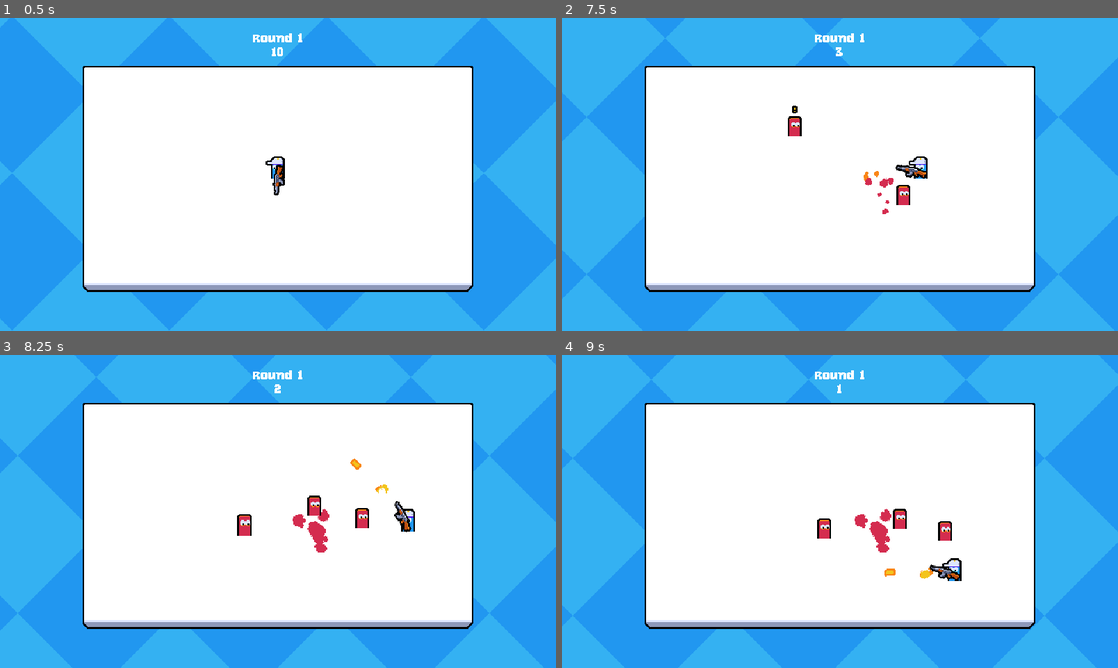
Above: before the commit, frames 1-4 (two rows, left to right).
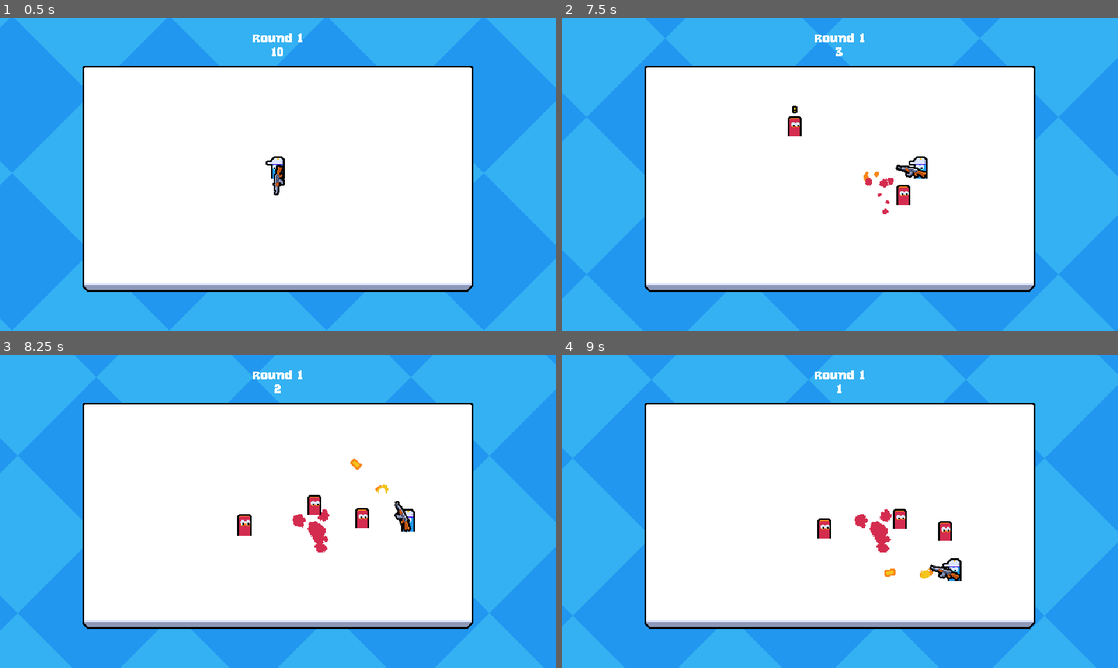
Above: after the commit, the same moments.

Repository: exglegaming/Multiplayer-Course
Game: Godot game, scene res://scenes/levels/main.tscn
Two runs of this game, one before a commit and one after it. Both use one fixed random seed, a clock stepped at 60 frames per second and the inputs below. This scene is started directly instead of the project's main scene.
Inputs (mouse positions are in pixels of both pictures, inside the frame that each line leads up to):
- Up to frame 1 (0.5 s): no input
- Up to frame 2 (7.5 s): move the mouse to (962, 158) at 0.52 s; hold D (move_right) 0.53-1.28 s; click (962, 158) at 0.6 s; move the mouse to (728, 190) at 1.27 s; hold S (move_down) 1.28-2.03 s; click (728, 190) at 1.35 s; move the mouse to (895, 105) at 2.02 s; hold D (move_right) 2.03-2.78 s; click (895, 105) at 2.1 s; move the mouse to (812, 237) at 2.77 s; hold W (move_up) 2.78-3.53 s; click (812, 237) at 2.85 s; move the mouse to (1006, 221) at 3.52 s; hold A (move_left) 3.53-5.03 s; click (1006, 221) at 3.6 s; move the mouse to (673, 127) at 4.27 s; click (673, 127) at 4.35 s; move the mouse to (867, 174) at 5.02 s; hold S (move_down) 5.03-5.78 s; click (867, 174) at 5.1 s; move the mouse to (756, 96) at 5.77 s; hold D (move_right) 5.78-6.53 s; click (756, 96) at 5.85 s; move the mouse to (962, 158) at 6.52 s; hold W (move_up) 6.53-7.28 s; click (962, 158) at 6.6 s; move the mouse to (728, 190) at 7.27 s; hold D (move_right) from 7.28 s (still down); click (728, 190) at 7.35 s
- Up to frame 3 (8.25 s): move the mouse to (333, 442) at 8.02 s; release D (move_right) at 8.03 s; hold S (move_down) from 8.03 s (still down); click (333, 442) at 8.1 s
- Up to frame 4 (9 s): move the mouse to (812, 574) at 8.77 s; release S (move_down) at 8.78 s; hold A (move_left) from 8.78 s (still down); click (812, 574) at 8.85 s

Frame 1 is identical in both runs. In frame 2, less than 0.1% of the frame differs, in the area x 54-100%, y 0-63%; in frame 3, less than 0.1%, in the area x 43-74%, y 34-64%; in frame 4, less than 0.1%.

Commit message:
added camera shake

Diff:
--- /dev/null
+++ b/scenes/camera/game_camera.tscn
@@ -0,0 +1,11 @@
+[gd_scene load_steps=3 format=3 uid="uid://d3p0giu0f48ya"]
+
+[ext_resource type="Script" uid="uid://bhwmhgo2iylbk" path="res://scripts/camera/game_camera.gd" id="1_3t6gr"]
+
+[sub_resource type="FastNoiseLite" id="FastNoiseLite_3t6gr"]
+noise_type = 3
+
+[node name="GameCamera" type="Camera2D"]
+script = ExtResource("1_3t6gr")
+noise_texture = SubResource("FastNoiseLite_3t6gr")
+shake_strength = 12.0
--- a/scenes/levels/main.tscn
+++ b/scenes/levels/main.tscn
@@ -1,9 +1,10 @@
-[gd_scene load_steps=8 format=3 uid="uid://25v5neekcjpn"]
+[gd_scene load_steps=9 format=3 uid="uid://25v5neekcjpn"]
 
 [ext_resource type="Script" uid="uid://dcxxgns8fnshc" path="res://scripts/levels/main.gd" id="1_72ix8"]
 [ext_resource type="Texture2D" uid="uid://cwdw6krv0ouug" path="res://assets/environment/arena.png" id="2_2vj2h"]
 [ext_resource type="PackedScene" uid="uid://dwwkl7bso0srk" path="res://scenes/manager/enemy_manager.tscn" id="2_y0acb"]
 [ext_resource type="PackedScene" uid="uid://by55842vg2bcw" path="res://scenes/ui/game_ui/game_ui.tscn" id="3_j4d2a"]
+[ext_resource type="PackedScene" uid="uid://d3p0giu0f48ya" path="res://scenes/camera/game_camera.tscn" id="4_b6bv0"]
 [ext_resource type="Texture2D" uid="uid://cp83w5uyg65f" path="res://assets/effect/clip_mask.png" id="5_u81e1"]
 
 [sub_resource type="RectangleShape2D" id="RectangleShape2D_2vj2h"]
@@ -25,6 +26,10 @@
 
 [node name="GameUI" parent="." node_paths=PackedStringArray("enemy_manager") instance=ExtResource("3_j4d2a")]
 enemy_manager = NodePath("../EnemyManager")
+
+[node name="GameCamera" parent="." instance=ExtResource("4_b6bv0")]
+position = Vector2(320, 180)
+metadata/_edit_lock_ = true
 
 [node name="PayerSpawnPosition" type="Marker2D" parent="."]
 position = Vector2(320, 185)
--- /dev/null
+++ b/scripts/camera/game_camera.gd
@@ -0,0 +1,38 @@
+class_name GameCamera
+extends Camera2D
+
+
+const NOISE_GROWTH: float = 750.0
+const SHAKE_DECAY_RATE: float = 10.0
+
+static var instance: GameCamera
+
+@export var noise_texture: FastNoiseLite
+@export var shake_strength: float
+
+var noise_offset_x: float
+var noise_offset_y: float
+var current_shake_percentage: float
+
+
+func _ready() -> void:
+    instance = self
+
+
+func _process(delta: float) -> void:
+    if current_shake_percentage == 0:
+        return
+
+    noise_offset_x += NOISE_GROWTH * delta
+    noise_offset_y += NOISE_GROWTH * delta
+
+    var offset_sample_x: float = noise_texture.get_noise_2d(noise_offset_x, 0)
+    var offset_sample_y: float = noise_texture.get_noise_2d(0, noise_offset_y)
+
+    offset = Vector2(offset_sample_x, offset_sample_y) * shake_strength * current_shake_percentage * current_shake_percentage
+
+    current_shake_percentage = max(current_shake_percentage -  (SHAKE_DECAY_RATE * delta), 0)
+
+
+static func shake(shake_percent: float) -> void:
+    instance.current_shake_percentage = clamp(shake_percent, 0, 1)
--- a/scripts/entities/player/player.gd
+++ b/scripts/entities/player/player.gd
@@ -70,6 +70,9 @@
 	muzzle_flash.rotation = barrel_position.global_rotation
 	get_parent().add_child(muzzle_flash)
 
+	if player_input_synchronizer_component.is_multiplayer_authority():
+		GameCamera.shake(1.0)
+
 
 func kill() -> void:
 	if !is_multiplayer_authority():
Not shown, added: scripts/camera/game_camera.gd.uid
